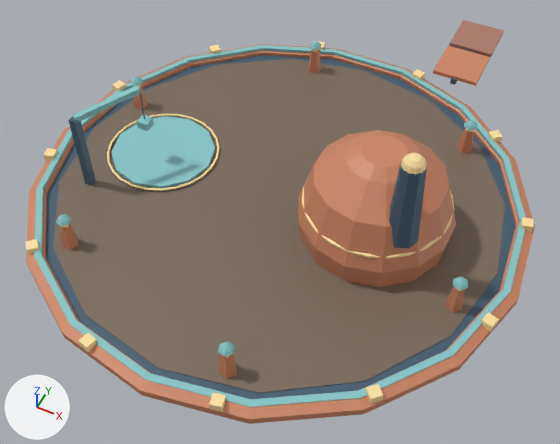
One commit to the glTF model game/modules/core/models/kiln_dock.gltf: the scene before it, then after it.
Both versions are drawn from a 50 mm lens placed at (14.3, -28.4, 33.1), pointed at (0.9, -1.7, -0.3). Lighting does not change. The marker at lower left points along +X, +Y and +Z. The first picture is the older version. Vertices at exactly the same position are counted once.

In view in the first picture: 'berth', 'berth_lights', 'chimney', 'chimney_glow', 'crane_arm', 'crane_post', 'deck', 'deck_top', 'kiln', 'kiln_band', 'lamps', 'rim', 'solar' and 1 more.
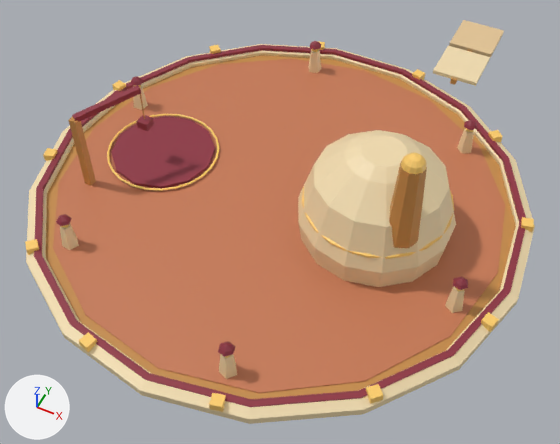
Diff of the bpy script that builds the scene:
```diff
--- a/game/modules/core/models/kiln_dock.gltf.py
+++ b/game/modules/core/models/kiln_dock.gltf.py
@@ me_deck @@
 me_deck.from_pydata(...)  # 34 vertices, 64 faces; spans x -14.0..14.0, y -14.0..14.0, z -0.6..0.0
+# me_deck part 1: 64 faces centred in x -13.6..13.6, y -13.6..13.6, z -0.6..0.0 are repainted in the vertex colours; the middle colour goes from dark blue #435e72 to orange #c98f4a
 me_deck.materials.append(mat_defaultmaterial)
@@ me_deck_top @@
 me_deck_top.from_pydata(...)  # 34 vertices, 64 faces; spans x -13.2..13.2, y -13.2..13.2, z 0.0..0.1
+# me_deck_top part 2: 64 faces centred in x -12.9..12.9, y -12.9..12.9, z 0.0..0.1 are repainted in the vertex colours; the middle colour goes from brown #7a6a5c to orange #c77a55
 me_deck_top.materials.append(mat_defaultmaterial_001)
@@ me_rim @@
 me_rim.from_pydata(...)  # 266 vertices, 484 faces; spans x -14.6..14.6, y -14.7..14.5, z -0.4..0.7
+# me_rim part 3: 204 faces centred in x -14.5..14.5, y -14.4..14.5, z -0.4..0.4 are repainted in the vertex colours; the middle colour goes from orange #cf8765 to beige #f3ddb0
+# me_rim part 4: 144 faces centred in x -14.0..14.0, y -14.0..14.0, z 0.3..0.7 are repainted in the vertex colours; the middle colour goes from beige #ffe2a1 to orange #ffcf6b
+# me_rim part 5: 136 faces centred in x -14.0..14.0, y -13.9..14.0, z 0.3..0.5 are repainted in the vertex colours; the middle colour goes from cyan #87c6c8 to red #8f3040
 me_rim.materials.append(mat_defaultmaterial_002)
@@ me_kiln @@
 me_kiln.from_pydata(...)  # 72 vertices, 140 faces; spans x 1.71..10.29, y -4.4..4.4, z 0.0..6.0
+# me_kiln part 6: 140 faces centred in x 1.78..10.22, y -4.19..4.19, z 0.0..6.0 are repainted in the vertex colours; the middle colour goes from orange #cf8765 to beige #f3ddb0
 me_kiln.materials.append(mat_defaultmaterial_003)
@@ me_chimney @@
 me_chimney.from_pydata(...)  # 18 vertices, 32 faces; spans x 7.3..9.1, y -3.3..-1.5, z 3.0..8.0
+# me_chimney part 7: 32 faces centred in x 7.48..8.92, y -3.12..-1.68, z 3.0..8.0 are repainted in the vertex colours; the middle colour goes from dark blue #435e72 to orange #c98f4a
 me_chimney.materials.append(mat_defaultmaterial_005)
@@ me_chimney_glow @@
 me_chimney_glow.from_pydata(...)  # 62 vertices, 120 faces; spans x 7.6..8.8, y -3.0..-1.8, z 7.4..8.6
+# me_chimney_glow part 8: 120 faces centred in x 7.654..8.746, y -2.946..-1.854, z 7.454..8.546 are repainted in the vertex colours; the middle colour goes from beige #ffe2a1 to orange #ffcf6b
 me_chimney_glow.materials.append(mat_defaultmaterial_006)
@@ me_solar @@
 me_solar.from_pydata(...)  # 24 vertices, 36 faces; spans x 4.5..7.5, y 14.0..21.0, z 0.42..0.93
+# me_solar part 9: 12 faces centred in x 5.82..6.18, y 14.0..21.0, z 0.42..0.78 are repainted in the vertex colours; the middle colour goes from dark blue #435e72 to orange #c98f4a
+# me_solar part 10: 12 faces centred in x 4.5..7.5, y 14.18..17.33, z 0.68..0.93 are repainted in the vertex colours; the middle colour goes from orange #cf8765 to beige #f3ddb0
+# me_solar part 11: 12 faces centred in x 4.5..7.5, y 17.67..20.83, z 0.68..0.93 are repainted in the vertex colours; the middle colour goes from brown #ae7b6a to beige #e5c696
 me_solar.materials.append(mat_defaultmaterial_007)
@@ me_berth @@
 me_berth.from_pydata(...)  # 26 vertices, 48 faces; spans x -11.2..-4.8, y -3.2..3.2, z 0.0..0.25
+# me_berth part 12: 48 faces centred in x -11.06..-4.94, y -3.06..3.06, z 0.0..0.25 are repainted in the vertex colours; the middle colour goes from cyan #87c6c8 to red #8f3040
 me_berth.materials.append(mat_defaultmaterial_008)
@@ me_crane_post @@
 me_crane_post.from_pydata(...)  # 8 vertices, 12 faces; spans x -10.73..-10.27, y -4.43..-3.97, z 0.0..5.0
+# me_crane_post part 13: 12 faces centred in x -10.73..-10.27, y -4.43..-3.97, z 0.0..5.0 are repainted in the vertex colours; the middle colour goes from dark blue #435e72 to orange #c98f4a
 me_crane_post.materials.append(mat_defaultmaterial_010)
@@ me_crane_arm @@
 me_crane_arm.from_pydata(...)  # 8 vertices, 12 faces; spans x -10.66..-8.24, y -4.31..-0.69, z 4.83..5.57
+# me_crane_arm part 14: 12 faces centred in x -10.55..-8.35, y -4.23..-0.76, z 4.94..5.46 are repainted in the vertex colours; the middle colour goes from cyan #87c6c8 to red #8f3040
 me_crane_arm.materials.append(mat_defaultmaterial_011)
@@ me_lamps @@
 me_lamps.from_pydata(...)  # 228 vertices, 384 faces; spans x -12.3..12.3, y -12.3..12.3, z 0.0..2.4
+# me_lamps part 15: 216 faces centred in x -12.1..12.1, y -12.1..12.1, z 2.0..2.3 are repainted in the vertex colours; the middle colour goes from cyan #87c6c8 to red #8f3040
+# me_lamps part 16: 120 faces centred in x -12.1..12.1, y -12.1..12.1, z 0.0..1.6 are repainted in the vertex colours; the middle colour goes from orange #cf8765 to beige #f3ddb0
+# me_lamps part 17: 48 faces centred in x -11.9..11.9, y -11.9..11.9, z 1.6..1.7 are repainted in the vertex colours; the middle colour goes from beige #ffe2a1 to orange #ffcf6b
 me_lamps.materials.append(mat_defaultmaterial_014)
```

Where the change shows, as pixel boxes [x1, y1, x2, y2] in the pictures (560 x 444 px):
part 1 of me_deck, recoloured: [46, 55, 516, 399] in both
part 2 of me_deck_top, recoloured (brown to orange): [53, 59, 505, 393] in both
part 3 of me_rim, recoloured: [26, 44, 535, 424] in both
part 4 of me_rim, recoloured: [25, 41, 534, 412] in both
part 5 of me_rim, recoloured: [34, 45, 526, 407] in both
part 6 of me_kiln, recoloured (orange to beige): [298, 130, 456, 287] in both
part 7 of me_chimney, recoloured (dark blue to orange): [389, 161, 427, 248] in both
part 8 of me_chimney_glow, recoloured (beige to orange): [401, 153, 427, 175] in both
part 9 of me_solar, recoloured: [450, 50, 472, 85] in both
part 10 of me_solar, recoloured (orange to beige): [433, 46, 490, 86] in both
part 11 of me_solar, recoloured (brown to beige): [449, 20, 504, 57] in both
part 12 of me_berth, recoloured (cyan to red): [111, 116, 215, 189] in both
part 13 of me_crane_post, recoloured (dark blue to orange): [68, 116, 96, 186] in both
part 14 of me_crane_arm, recoloured (cyan to red): [72, 85, 141, 122] in both
part 15 of me_lamps, recoloured: [56, 41, 477, 357] in both
part 16 of me_lamps, recoloured: [60, 50, 474, 379] in both
part 17 of me_lamps, recoloured: [60, 49, 473, 358] in both
